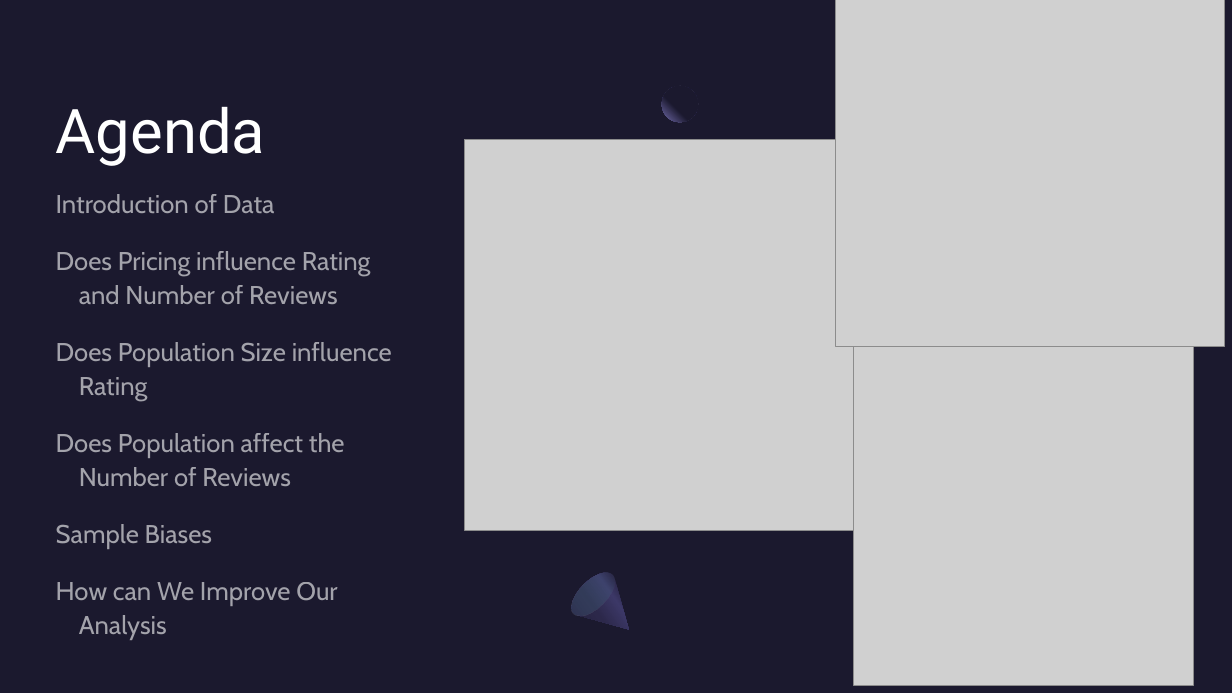
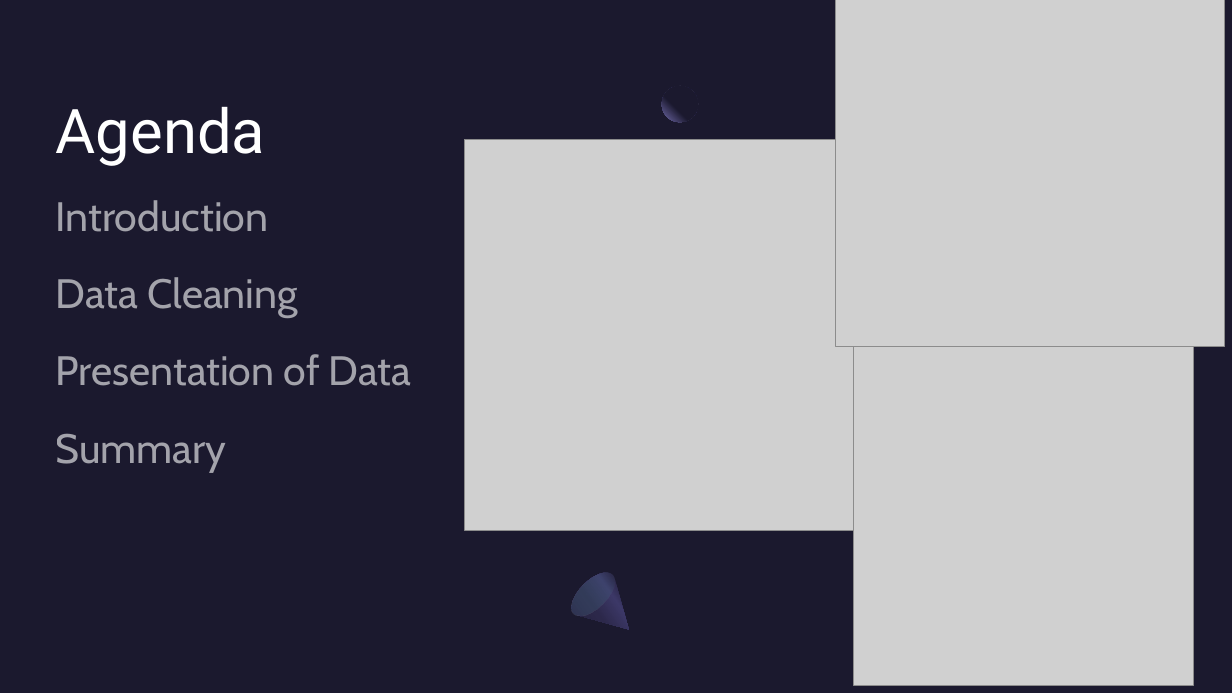
Before and after one commit to mward95/Restaurant_API, a slide deck: slide 2 of Sanjay Dabra/Presentation1.pptx. Drawn at 1232x693 pixels with LibreOffice and Linux fonts; fonts in the diff are those of the drawing; grey boxes stand for pictures. Boxes give left, top, right and bottom in pixels: in the first picture for what was removed or moved away, otherwise in the second. Text is boxed around its words. In the diff, an @@ line names an element or a change of style, - is before the commit and + after.

```diff
--- a/Sanjay Dabra/Presentation1.pptx
+++ b/Sanjay Dabra/Presentation1.pptx
@@ text at (56, 200, 411, 472): text changed; size 20 to 32 pt @@
-Introduction of Data
-Does Pricing influence Rating and Number of Reviews
-Does Population Size influence Rating
-Does Population affect the Number of Reviews
-Sample Biases
-How can We Improve Our Analysis
+Introduction
+Data Cleaning
+Presentation of Data
+Summary
```
Also in this commit, not shown: 6 other slides changed, 4 slides added, 3 slides removed.
